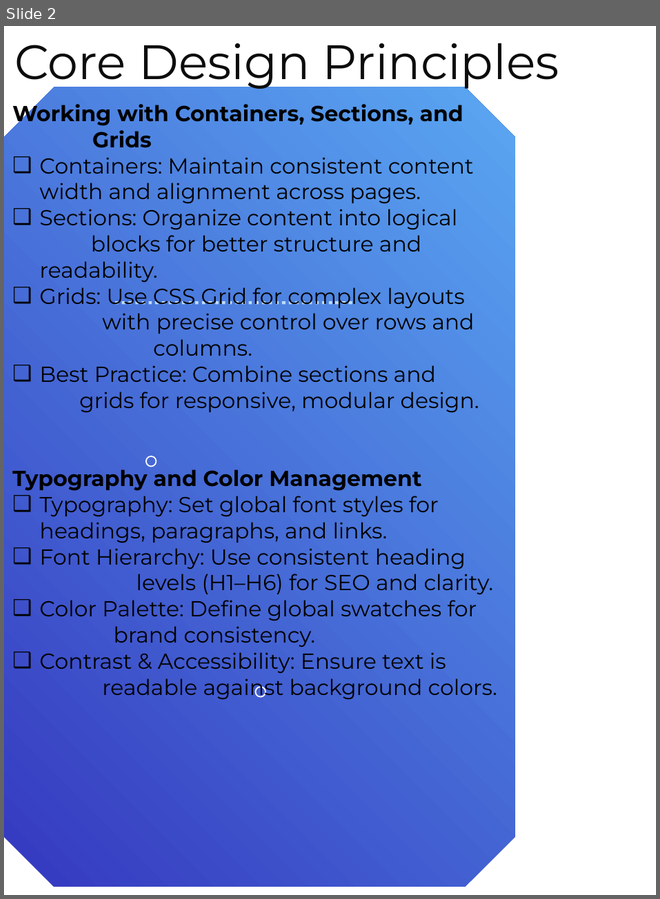
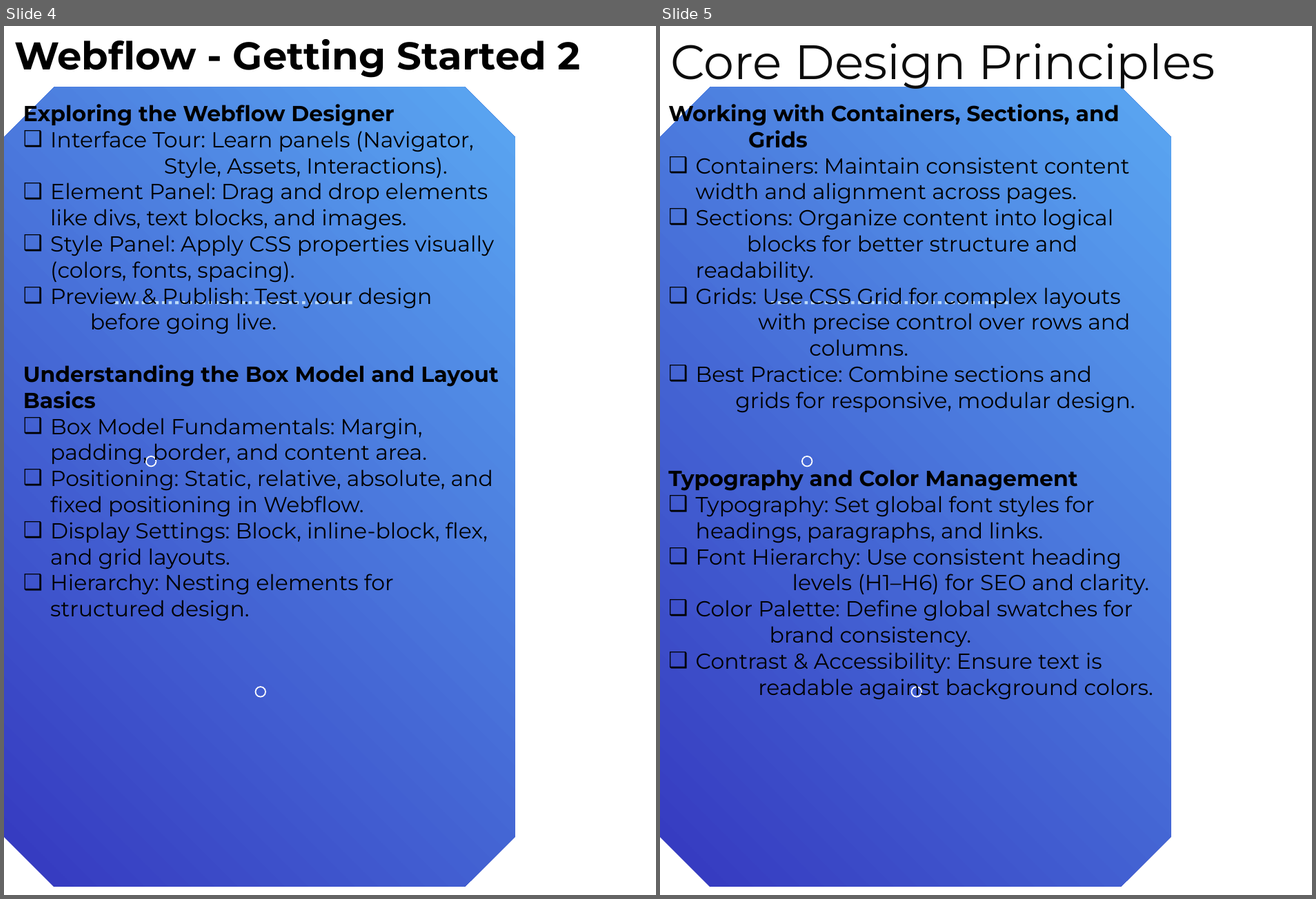
Before and after one commit to ShahzadSarwar10/LOW-CODE-NO-CODE-B-1, a slide deck: Webflow/Week0/WebFlow-WebSite-CMS-App-Platform-Rev1.pptx. Shown side by side, each under a label of ours: slide 2 before the commit, slides 4 and 5 after it. The pictures are 660x899 and 1316x899 pixels, drawn with LibreOffice and Linux fonts; fonts in the diff are those of the drawing; background and template pictures are left out. Boxes give left, top, right and bottom in pixels: in the first picture for what was removed or moved away, otherwise in the second. Text is boxed around its words. In the diff, an @@ line names an element or a change of style, - is before the commit and + after.

Commit message:
Webflow - fix - updates

```diff
--- a/Webflow/Week0/WebFlow-WebSite-CMS-App-Platform-Rev1.pptx
+++ b/Webflow/Week0/WebFlow-WebSite-CMS-App-Platform-Rev1.pptx
@@ slide 4 added at (4, 26, 656, 895), background picture (left out) @@
@@ rectangle added at (4, 26, 656, 895), fill gradient #FFFFFF @@
@@ text added at (14, 39, 580, 78), 32 pt, text #000000, bold @@
+Webflow - Getting Started 2
@@ octagon added at (4, 87, 515, 886), fill gradient #5AA7F2 to #3538BF @@
@@ text added at (23, 101, 499, 621), 18 pt, text #000000 @@
+Exploring the Webflow Designer
+❑ Interface Tour: Learn panels (Navigator, Style, Assets, Interactions).
+❑ Element Panel: Drag and drop elements like divs, text blocks, and images.
+❑ Style Panel: Apply CSS properties visually (colors, fonts, spacing).
+❑ Preview & Publish: Test your design before going live.
+Understanding the Box Model and Layout
+Basics
+❑ Box Model Fundamentals: Margin, padding, border, and content area.
+❑ Positioning: Static, relative, absolute, and fixed positioning in Webflow.
+❑ Display Settings: Block, inline-block, flex, and grid layouts.
+❑ Hierarchy: Nesting elements for structured design.
@@ group added at (115, 301, 352, 304): 36 rectangles @@
@@ ellipse added at (145, 457, 156, 467), outline #FFFFFF 1 pt @@
@@ ellipse added at (255, 687, 266, 697), outline #FFFFFF 1 pt @@
@@ what was slide 2 is now slide 5 @@
```
Also in this commit, not shown: 2 slides changed, 4 other slides added, 3 other files.
